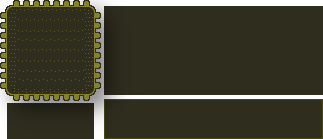
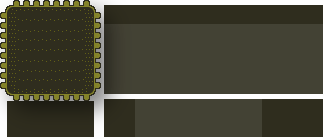
The second (323, 139) image is a revision of the first. Changes to its layers:
renamed "boxes" to "menus", painted on it over [7, 5, 323, 139]
renamed "borders" to "transparency", opacity 100% → 90%, painted on it over [104, 5, 323, 139]
